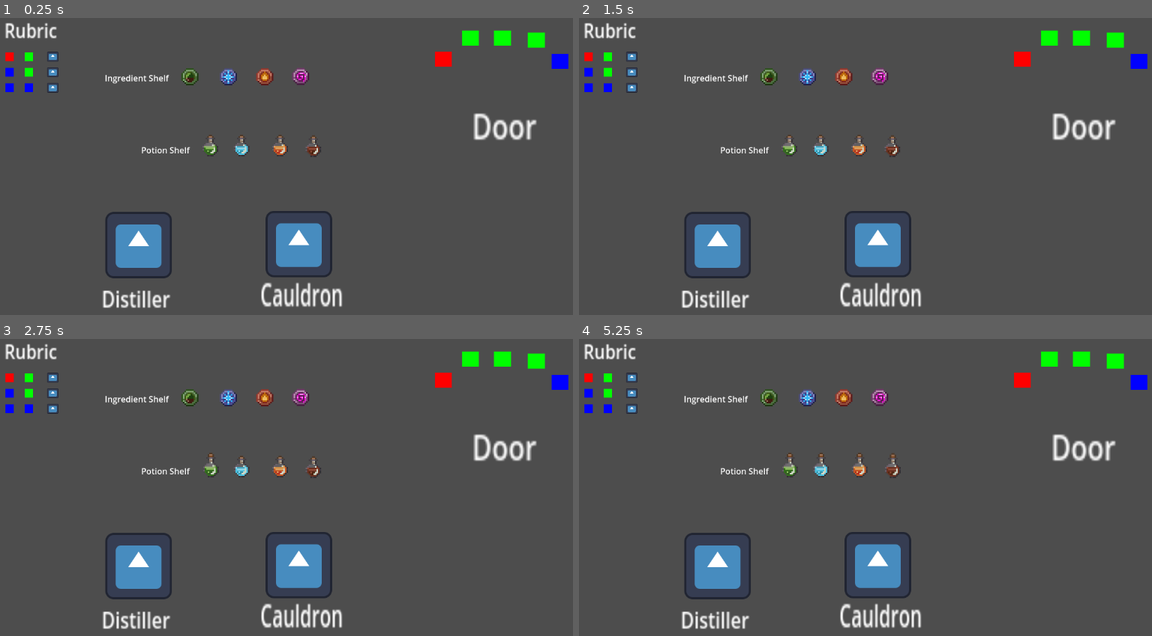
Above: before the commit, frames 1-4 (two rows, left to right).
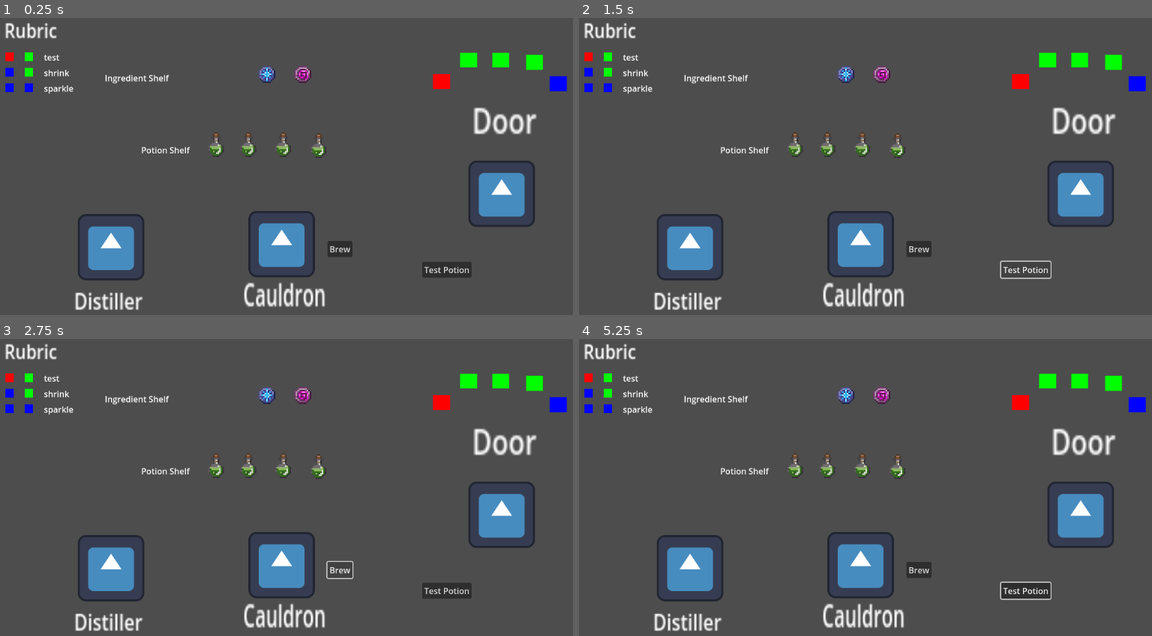
Above: after the commit, the same moments.

Repository: Sleeping-Robot-Games/Interstellar-Potion
Game: Godot game, scene res://scenes/game.tscn
Two runs of this game, one before a commit and one after it. Both use one fixed random seed, a clock stepped at 60 frames per second and the inputs below. The engine's default icon, where the game draws it, is replaced by a stand-in: a white triangle on a blue panel in a dark square.
Inputs (mouse positions are in pixels of both pictures, inside the frame that each line leads up to):
- Up to frame 1 (0.25 s): no input
- Up to frame 2 (1.5 s): click (917, 249) at 0.5 s, where only the run after the commit has a clickable "Brew"; click (1025, 270) at 1.25 s, where only the run after the commit has a clickable "Test Potion"
- Up to frame 3 (2.75 s): click (338, 570) at 2 s, where only the run after the commit has a clickable "Brew"
- Up to frame 4 (5.25 s): click (1025, 591) at 2.75 s, where only the run after the commit has a clickable "Test Potion"; click (917, 570) at 3.5 s, where only the run after the commit has a clickable "Brew"; click (1025, 591) at 4.25 s, where only the run after the commit has a clickable "Test Potion"; tap Enter at 5 s; move the mouse to (997, 475) at 5.02 s

The runs differ from the first frame. In frame 1, 11% of the frame differs, in the area x 7-100%, y 4-99%; in frame 2, 10%; in frame 3, 11%; in frame 4, 11%.

Commit message:
wip placeholder code

Diff:
--- a/scenes/game.tscn
+++ b/scenes/game.tscn
@@ -1,12 +1,9 @@
-[gd_scene load_steps=9 format=3 uid="uid://c40o4d6evlptt"]
+[gd_scene load_steps=6 format=3 uid="uid://c40o4d6evlptt"]
 
 [ext_resource type="Script" path="res://scripts/game.gd" id="1_5uhqb"]
 [ext_resource type="PackedScene" uid="uid://ypyuf6v1221x" path="res://scenes/rubric_row.tscn" id="1_jpkwy"]
 [ext_resource type="Texture2D" uid="uid://cau643n4iiahd" path="res://icon.svg" id="2_s6gcc"]
-[ext_resource type="SpriteFrames" uid="uid://csojh4biijp0c" path="res://scenes/green_potion_frames.tres" id="3_dtnli"]
-[ext_resource type="SpriteFrames" uid="uid://cl03nu4b6iebx" path="res://scenes/red_potion_frames.tres" id="4_7hnsg"]
-[ext_resource type="SpriteFrames" uid="uid://b53b51ygji71u" path="res://scenes/blue_potion_frames.tres" id="5_gfljd"]
-[ext_resource type="SpriteFrames" uid="uid://bjce6qw7wur3e" path="res://scenes/brown_potion_frames.tres" id="6_wkrgh"]
+[ext_resource type="PackedScene" uid="uid://b078erutahxlu" path="res://scenes/potion.tscn" id="4_lu131"]
 [ext_resource type="PackedScene" uid="uid://cwsgtumnbrxfi" path="res://scenes/ingredient.tscn" id="8_nmp50"]
 
 [node name="Game" type="Node2D"]
@@ -32,11 +29,11 @@
 
 [node name="Row2" parent="Rubric/Container" instance=ExtResource("1_jpkwy")]
 layout_mode = 2
-combination = ["blue", "green", "test"]
+combination = ["blue", "green", "shrink"]
 
 [node name="Row3" parent="Rubric/Container" instance=ExtResource("1_jpkwy")]
 layout_mode = 2
-combination = ["blue", "blue", "test"]
+combination = ["blue", "blue", "sparkle"]
 
 [node name="Label" type="Label" parent="Rubric"]
 layout_mode = 0
@@ -52,15 +49,19 @@
 
 [node name="Label2" type="Label" parent="DoorPlaceholder"]
 offset_left = -44.0
-offset_top = 155.0
+offset_top = 144.0
 offset_right = -4.0
-offset_bottom = 178.0
+offset_bottom = 167.0
 scale = Vector2(3.24804, 4.11691)
 text = "Door"
 metadata/_edit_use_anchors_ = true
 
 [node name="Requirements" type="Control" parent="DoorPlaceholder/Label2"]
-anchors_preset = 0
+layout_mode = 1
+anchor_left = -0.0212422
+anchor_top = 0.56385
+anchor_right = -0.0212422
+anchor_bottom = 0.56385
 offset_left = -5.0
 offset_top = -29.0
 offset_right = 45.0
@@ -112,8 +113,12 @@
 color = Color(0, 0, 1, 1)
 metadata/_edit_use_anchors_ = true
 
+[node name="Sprite2D" type="Sprite2D" parent="DoorPlaceholder"]
+position = Vector2(13, 334)
+texture = ExtResource("2_s6gcc")
+
 [node name="CauldronPlaceholder" type="Node2D" parent="."]
-position = Vector2(598, 482)
+position = Vector2(565, 482)
 
 [node name="Label" type="Label" parent="CauldronPlaceholder"]
 offset_left = -73.0
@@ -128,8 +133,15 @@
 position = Vector2(1, -17)
 texture = ExtResource("2_s6gcc")
 
+[node name="Button" type="Button" parent="CauldronPlaceholder"]
+offset_left = 89.0
+offset_top = -23.0
+offset_right = 137.0
+offset_bottom = 8.0
+text = "Brew"
+
 [node name="DistillerPlaceholder" type="Node2D" parent="."]
-position = Vector2(222, 523)
+position = Vector2(169, 527)
 
 [node name="Label" type="Label" parent="DistillerPlaceholder"]
 offset_left = -2.0
@@ -154,29 +166,18 @@
 offset_bottom = 22.0
 text = "Potion Shelf"
 
-[node name="Potion" type="AnimatedSprite2D" parent="PotionShelfPlaceholder"]
-position = Vector2(125, -9)
-sprite_frames = ExtResource("3_dtnli")
-autoplay = "default"
-frame_progress = 0.347
-
-[node name="Potion2" type="AnimatedSprite2D" parent="PotionShelfPlaceholder"]
-position = Vector2(259, -9)
-sprite_frames = ExtResource("4_7hnsg")
-autoplay = "default"
-frame_progress = 0.00157197
-
-[node name="Potion3" type="AnimatedSprite2D" parent="PotionShelfPlaceholder"]
-position = Vector2(185, -9)
-sprite_frames = ExtResource("5_gfljd")
-autoplay = "default"
-frame_progress = 0.235081
-
-[node name="Potion4" type="AnimatedSprite2D" parent="PotionShelfPlaceholder"]
-position = Vector2(323, -8)
-sprite_frames = ExtResource("6_wkrgh")
-autoplay = "default"
-frame_progress = 0.104535
+[node name="Potion" parent="PotionShelfPlaceholder" instance=ExtResource("4_lu131")]
+position = Vector2(137, -8)
+
+[node name="Potion2" parent="PotionShelfPlaceholder" instance=ExtResource("4_lu131")]
+position = Vector2(199, -8)
+
+[node name="Potion3" parent="PotionShelfPlaceholder" instance=ExtResource("4_lu131")]
+position = Vector2(266, -8)
+
+[node name="Potion4" parent="PotionShelfPlaceholder" instance=ExtResource("4_lu131")]
+position = Vector2(334, -6)
+ingredients = ["green", "blue"]
 
 [node name="IngredientShelfPlaceholder" type="Node2D" parent="."]
 position = Vector2(299, 132)
@@ -189,16 +190,32 @@
 text = "Ingredient Shelf"
 
 [node name="Ingredient" parent="IngredientShelfPlaceholder" instance=ExtResource("8_nmp50")]
-position = Vector2(304, 9)
+position = Vector2(308, 5)
 
 [node name="Ingredient2" parent="IngredientShelfPlaceholder" instance=ExtResource("8_nmp50")]
-position = Vector2(235, 10)
+position = Vector2(239, 5)
 color = "green"
 
 [node name="Ingredient3" parent="IngredientShelfPlaceholder" instance=ExtResource("8_nmp50")]
-position = Vector2(165, 10)
+visible = false
+position = Vector2(164, 7)
 color = "green"
 
 [node name="Ingredient4" parent="IngredientShelfPlaceholder" instance=ExtResource("8_nmp50")]
-position = Vector2(91, 10)
+visible = false
+position = Vector2(98, 7)
 color = "red"
+
+[node name="Button" type="Button" parent="."]
+offset_left = 836.0
+offset_top = 499.0
+offset_right = 931.0
+offset_bottom = 530.0
+text = "Test Potion"
+
+[node name="Label" type="Label" parent="Button"]
+layout_mode = 0
+offset_left = 25.0
+offset_top = 47.0
+offset_right = 65.0
+offset_bottom = 70.0
--- a/scenes/ingredient.tscn
+++ b/scenes/ingredient.tscn
@@ -1,9 +1,17 @@
-[gd_scene load_steps=3 format=3 uid="uid://cwsgtumnbrxfi"]
+[gd_scene load_steps=4 format=3 uid="uid://cwsgtumnbrxfi"]
 
 [ext_resource type="Texture2D" uid="uid://b4phagolubr0o" path="res://assets/arcane_rune.png" id="1_wf0ve"]
 [ext_resource type="Script" path="res://scripts/ingredient.gd" id="2_o6mpo"]
 
+[sub_resource type="RectangleShape2D" id="RectangleShape2D_y6ib2"]
+size = Vector2(34, 36)
+
 [node name="Ingredient" type="Sprite2D"]
-position = Vector2(32, 33)
 texture = ExtResource("1_wf0ve")
 script = ExtResource("2_o6mpo")
+
+[node name="Area2D" type="Area2D" parent="."]
+
+[node name="CollisionShape2D" type="CollisionShape2D" parent="Area2D"]
+position = Vector2(-1, 0)
+shape = SubResource("RectangleShape2D_y6ib2")
--- /dev/null
+++ b/scenes/potion.tscn
@@ -0,0 +1,20 @@
+[gd_scene load_steps=4 format=3 uid="uid://b078erutahxlu"]
+
+[ext_resource type="SpriteFrames" uid="uid://csojh4biijp0c" path="res://resources/green_potion_frames.tres" id="1_dpclg"]
+[ext_resource type="Script" path="res://scripts/potion.gd" id="2_aynsk"]
+
+[sub_resource type="RectangleShape2D" id="RectangleShape2D_jah83"]
+size = Vector2(36, 47)
+
+[node name="Potion" type="AnimatedSprite2D"]
+sprite_frames = ExtResource("1_dpclg")
+frame_progress = 0.347
+script = ExtResource("2_aynsk")
+
+[node name="Area2D" type="Area2D" parent="."]
+position = Vector2(1, 9.5)
+
+[node name="CollisionShape2D" type="CollisionShape2D" parent="Area2D"]
+shape = SubResource("RectangleShape2D_jah83")
+
+[connection signal="mouse_entered" from="Area2D" to="." method="_on_area_2d_mouse_entered"]
--- a/scenes/rubric_row.tscn
+++ b/scenes/rubric_row.tscn
@@ -1,7 +1,6 @@
-[gd_scene load_steps=3 format=3 uid="uid://ypyuf6v1221x"]
+[gd_scene load_steps=2 format=3 uid="uid://ypyuf6v1221x"]
 
 [ext_resource type="Script" path="res://scripts/rubric_row.gd" id="1_hklmu"]
-[ext_resource type="Texture2D" uid="uid://cau643n4iiahd" path="res://icon.svg" id="1_vo2tm"]
 
 [node name="Row" type="Control"]
 layout_mode = 3
@@ -21,11 +20,10 @@
 offset_bottom = 17.0
 color = Color(0, 0, 1, 1)
 
-[node name="TextureRect" type="TextureRect" parent="."]
+[node name="Label" type="Label" parent="."]
 layout_mode = 0
-offset_left = 80.0
-offset_top = -1.0
-offset_right = 102.0
-offset_bottom = 18.0
-texture = ExtResource("1_vo2tm")
-expand_mode = 1
+offset_left = 74.0
+offset_top = -2.0
+offset_right = 127.0
+offset_bottom = 21.0
+text = "Smoke"
--- a/scripts/ingredient.gd
+++ b/scripts/ingredient.gd
@@ -2,10 +2,9 @@
 
 @export var color = 'blue'
 
-
 var sprite_dict = {
 	'blue': ['res://assets/arcane_rune.png'],
-	'green': ['res://assets/ice_rune.png', 'res://assets/fire_rune.png'],
+	'green': ['res://assets/ice_rune.png'],
 	'red': ['res://assets/earth_rune.png'],
 }
 
--- /dev/null
+++ b/scripts/potion.gd
@@ -0,0 +1,16 @@
+extends AnimatedSprite2D
+
+@export var ingredients = ['green', 'green']
+@export var effect = 'test'
+
+func _ready():
+	pass # Replace with function body.
+
+
+func _process(delta):
+	pass
+
+
+func _on_area_2d_mouse_entered():
+	pass
+	# TODO: Play animation
--- a/scripts/rubric_row.gd
+++ b/scripts/rubric_row.gd
@@ -1,11 +1,12 @@
 extends Control
 
-@export var combination = ['red', 'blue', 'test']
+@export var combination = ['red', 'blue', 'smoke']
 
 # Called when the node enters the scene tree for the first time.
 func _ready():
 	$Element0.color = Color.html(g.hex_conversion[combination[0]])
 	$Element1.color = Color.html(g.hex_conversion[combination[1]])
+	$Label.text = combination[2]
 
 
 # Called every frame. 'delta' is the elapsed time since the previous frame.
Renamed: scenes/blue_potion_frames.tres -> resources/blue_potion_frames.tres
Renamed: scenes/brown_potion_frames.tres -> resources/brown_potion_frames.tres
Renamed: scenes/green_potion_frames.tres -> resources/green_potion_frames.tres
Renamed: scenes/red_potion_frames.tres -> resources/red_potion_frames.tres
